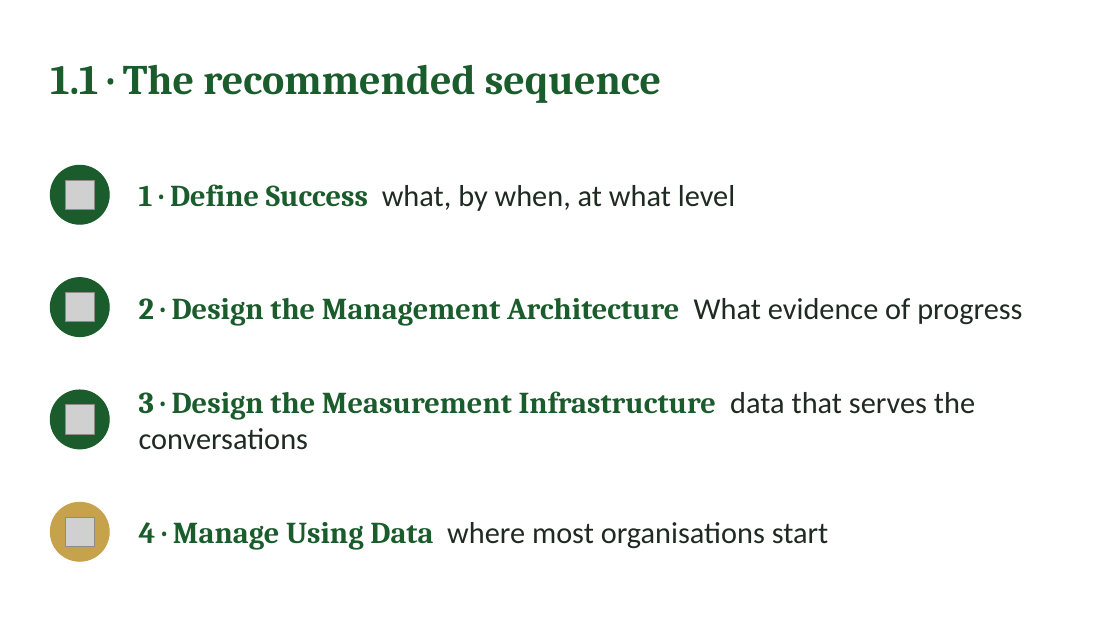
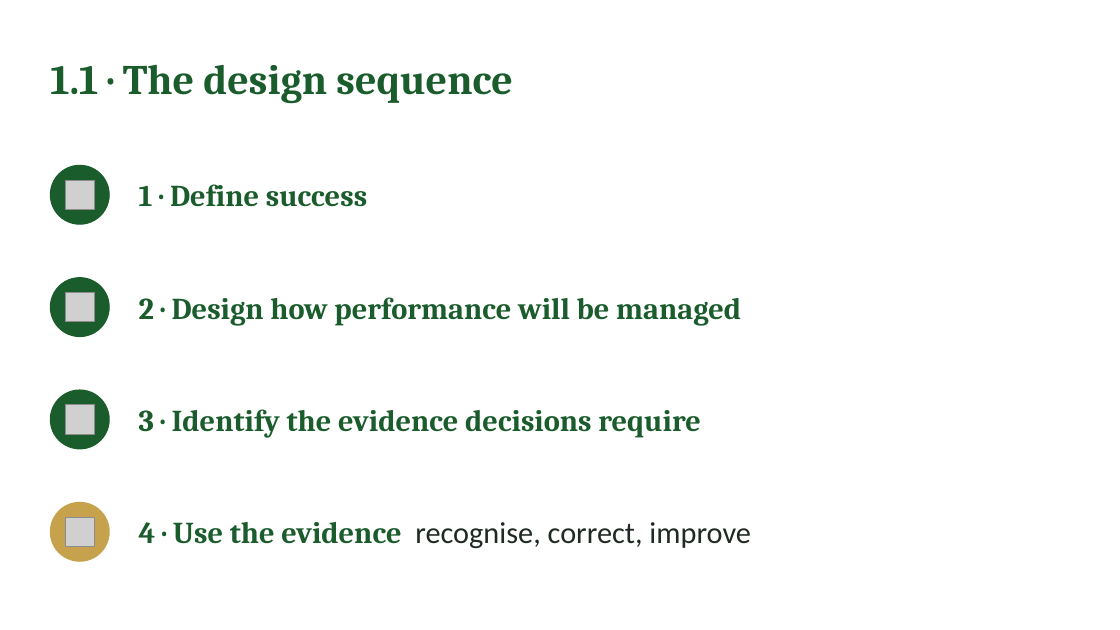
Before and after one commit to IBSL26/ibsl-platform, a slide deck: slide 6 of Unit decks/Unit 06 - Performance Management Setup.pptx. Drawn at 1120x630 pixels with LibreOffice and Linux fonts; fonts in the diff are those of the drawing; grey boxes stand for pictures. Boxes give left, top, right and bottom in pixels: in the first picture for what was removed or moved away, otherwise in the second. Text is boxed around its words. In the diff, an @@ line names an element or a change of style, - is before the commit and + after.

```diff
--- a/Unit decks/Unit 06 - Performance Management Setup.pptx
+++ b/Unit decks/Unit 06 - Performance Management Setup.pptx
@@ text at (50,65,512,104): text changed @@
-1.1 · The recommended sequence
+1.1 · The design sequence
@@ text at (139,184,367,207): text changed; font Calibri to Cambria; text colour #1F2A22 to #1A5C2C; bold on @@
-1 · Define Success what, by when, at what level
+1 · Define success
@@ text at (139,297,741,325): text changed @@
-2 · Design the Management Architecture What evidence of progress
+2 · Design how performance will be managed
@@ text at (139,409,701,438): text changed @@
-3 · Design the Measurement Infrastructure data that serves the conversations
+3 · Identify the evidence decisions require
@@ text at (139,522,751,549): text changed @@
-4 · Manage Using Data where most organisations start
+4 · Use the evidence recognise, correct, improve
```
Also in this commit, not shown: 14 other slides changed, 14 slides added, 9 slides removed, 30 other files.
